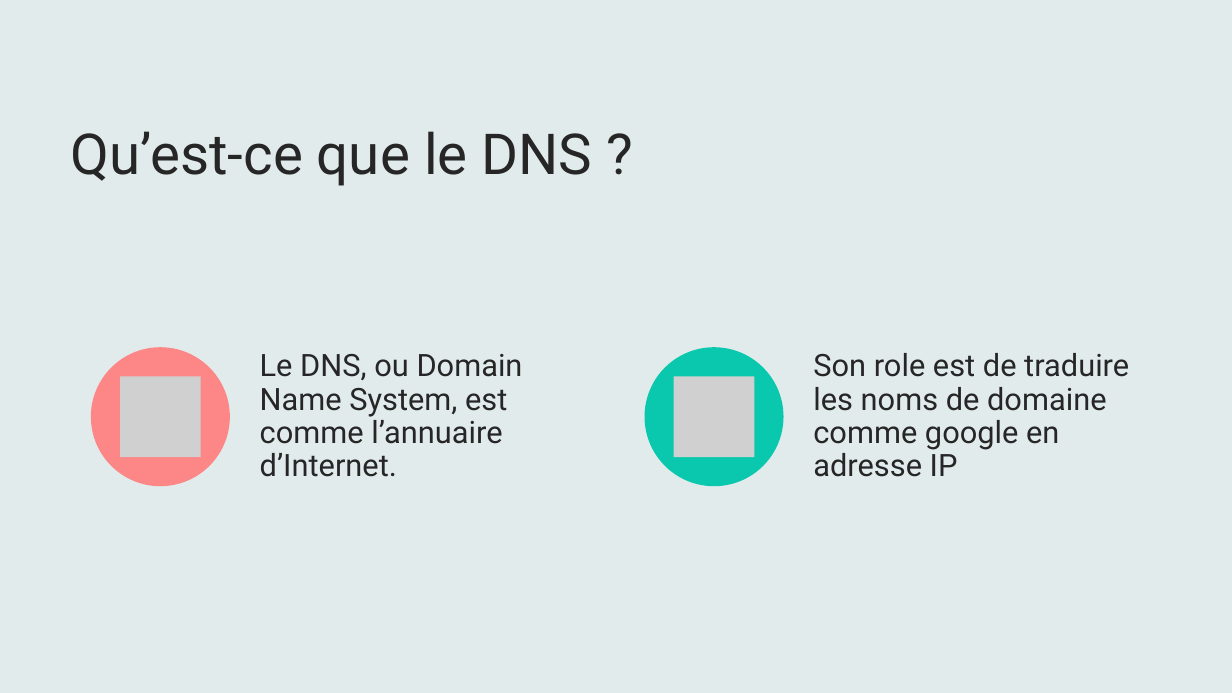
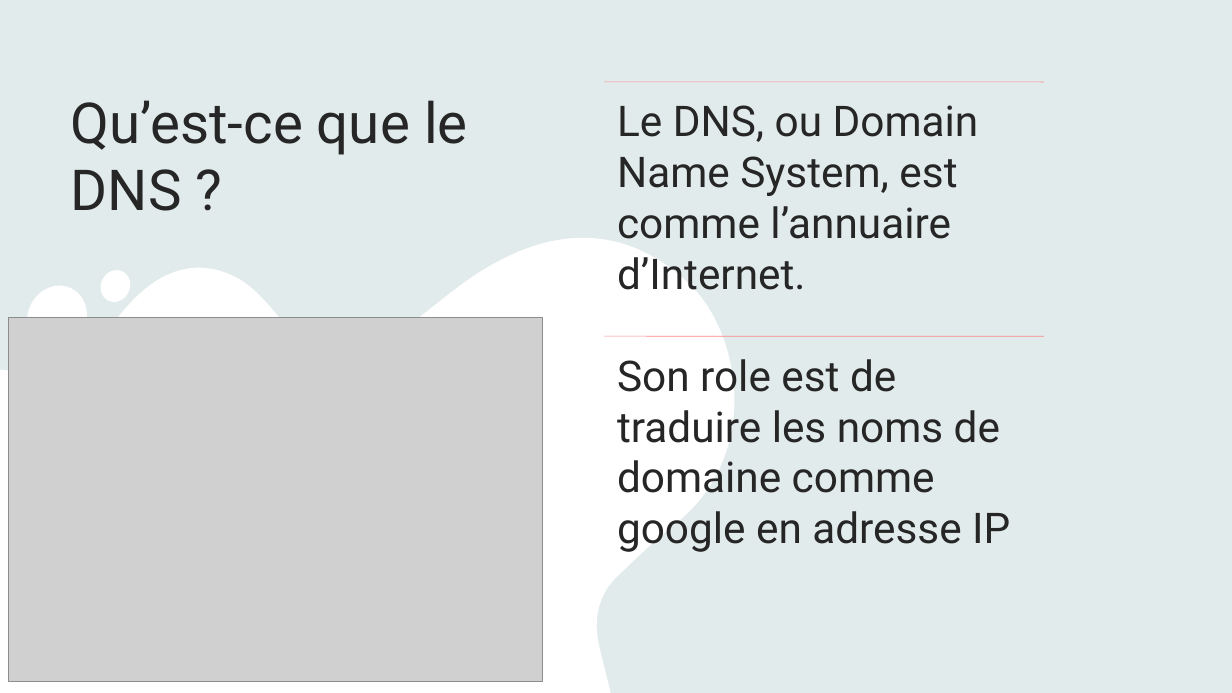
Before and after one commit to Pichou124426/Etude, a slide deck: slide 8 of Reseaux/PresentationProtocole.pptx. Drawn at 1232x693 pixels with LibreOffice and Linux fonts; fonts in the diff are those of the drawing; grey boxes stand for pictures. Boxes give left, top, right and bottom in pixels: in the first picture for what was removed or moved away, otherwise in the second. Text is boxed around its words. In the diff, an @@ line names an element or a change of style, - is before the commit and + after.

```diff
--- a/Reseaux/PresentationProtocole.pptx
+++ b/Reseaux/PresentationProtocole.pptx
@@ title "Qu’est-ce que le DNS ?": place and size @@
-title "Qu’est-ce que le DNS ?" at (71,131,593,186)
+title "Qu’est-ce que le DNS ?" at (71,100,468,211)
@@ title "Qu’est-ce que le DNS ?" at (71,100,468,211): vertical alignment bottom to top @@
@@ text "Le DNS, ou Domain Name ..." at (617,105,979,290): size 24 to 33 pt; line spacing 0.9 to 1; more space between paragraphs; vertical alignment middle to top @@
@@ text "Le DNS, ou Domain Name ...": place and size @@
-text "Le DNS, ou Domain Name ..." at (260,354,523,477)
+text "Le DNS, ou Domain Name ..." at (617,105,979,290)
@@ line added from (604, 82) to (1044, 82), #FD8686 0.5 pt @@
@@ freeform shape added at (0,238,735,693), fill #FFFFFF @@
@@ picture added at (8,318,543,682) @@
@@ text "Son role est de traduire ...": place and size @@
-text "Son role est de traduire ..." at (813,353,1129,477)
+text "Son role est de traduire ..." at (617,359,1010,552)
@@ text "Son role est de traduire ..." at (617,359,1010,552): size 24 to 33 pt; line spacing 0.9 to 1; more space between paragraphs; vertical alignment middle to top @@
@@ line added from (604, 336) to (1044, 336), #FD8686 0.5 pt @@
@@ group removed at (91,348,784,486): 2 ellipses, 2 pictures @@
```
Also in this commit, not shown: 2 other slides changed, 1 slide added, 2 other files.
